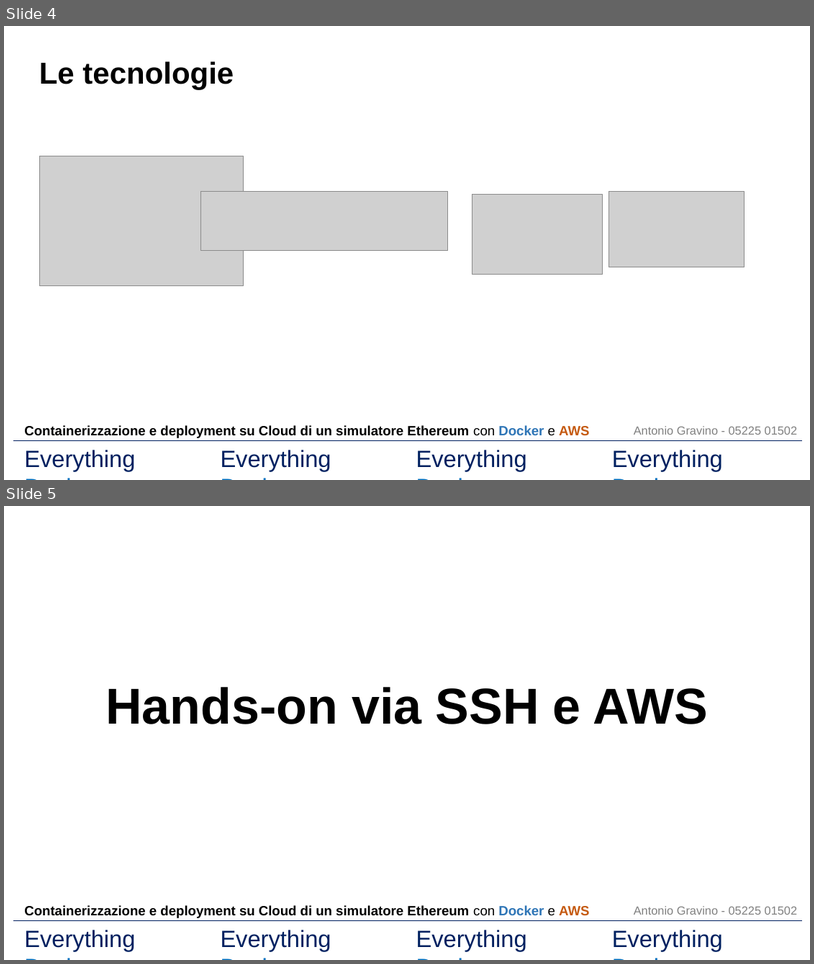
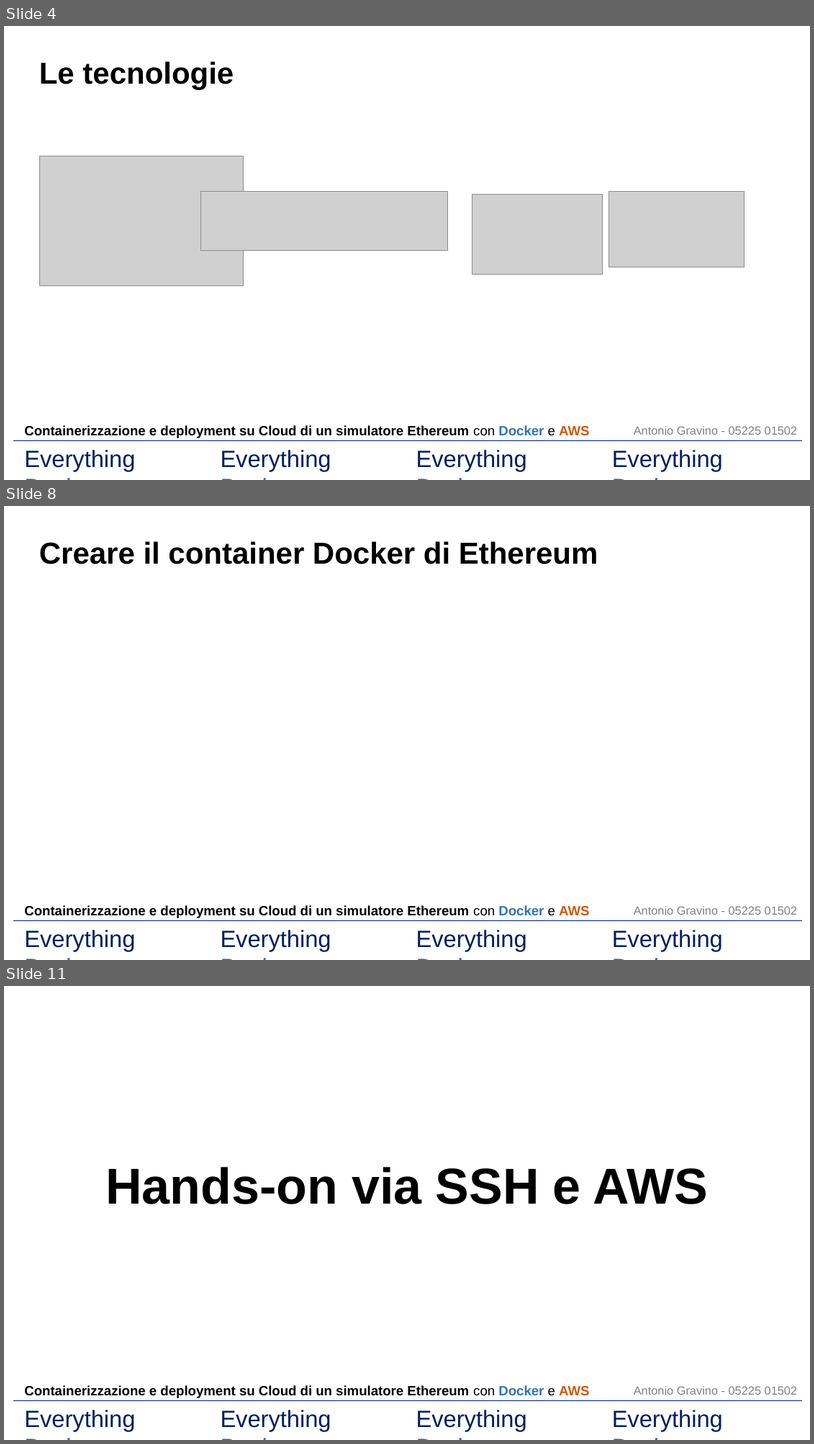
Before and after one commit to HarukiKondo/ganache-ec2, a slide deck: showcase.pptx. Shown one above the other, each under a label of ours: slides 4 and 5 before the commit, slides 4, 8 and 11 after it; the slides between them are not shown. The pictures are 814x964 and 814x1444 pixels, drawn with LibreOffice and Linux fonts; fonts in the diff are those of the drawing; grey boxes stand for pictures. Boxes give left, top, right and bottom in pixels: in the first picture for what was removed or moved away, otherwise in the second. Text is boxed around its words. In the diff, an @@ line names an element or a change of style, - is before the commit and + after.

```diff
--- a/showcase.pptx
+++ b/showcase.pptx
@@ slide 8 added at box(4, 506, 810, 960), background #FFFFFF @@
@@ text added at box(39, 541, 599, 564), 36 pt, text #000000, bold @@
+Creare il container Docker di Ethereum
@@ text added at box(24, 905, 589, 918), 16 pt, text #000000, bold @@
+Containerizzazione e deployment su Cloud di un simulatore Ethereum con Docker e AWS
@@ text added at box(634, 906, 797, 914), 14 pt, text #808080 @@
+Antonio Gravino - 05225 01502
@@ line added from (13, 921) to (802, 921), #002060 0.5 pt @@
@@ text added at box(24, 929, 135, 951), 28 pt, text #002060 @@
+Everything Docker
@@ text added at box(221, 929, 332, 951), 28 pt, text #002060 @@
+Everything Docker
@@ text added at box(417, 929, 527, 951), 28 pt, text #002060 @@
+Everything Docker
@@ text added at box(612, 929, 723, 951), 28 pt, text #002060 @@
+Everything Docker
@@ what was slide 5 is now slide 11 @@
```
Also in this commit, not shown: 3 slides changed, 5 other slides added.
